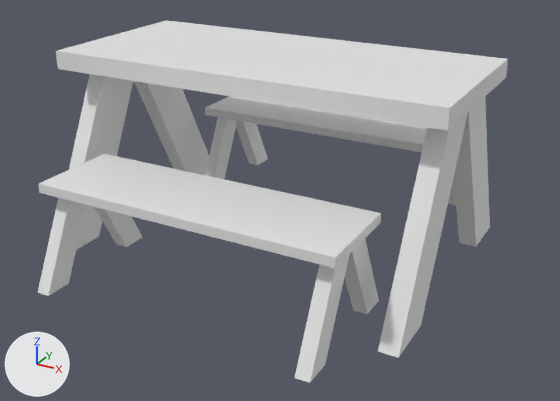
The Blender file Assets/Table.blend, before and after one commit.
Both versions are drawn from a 50 mm lens placed at (3.98, -7.18, 4.08), pointed at (0.13, -0.19, 0.59). Arrows for +X, +Y and +Z are at lower left; the lights stay in place.

Before the edit, the objects in view are built like this:
```python
me_cube_001 = bpy.data.meshes.new('Cube.001')
me_cube_001.from_pydata(...)  # 40 vertices, 30 faces; spans x -2.2..2.2, y -1.55..1.55, z -0.02..2.18
me_cube_006 = bpy.data.meshes.new('Cube.006')
me_cube_006.from_pydata(...)  # 40 vertices, 30 faces; spans x -1.65..1.65, y -0.78..0.77, z -0.01..1.09
me_cube_007 = bpy.data.meshes.new('Cube.007')
me_cube_007.from_pydata(...)  # 40 vertices, 30 faces; spans x -1.65..1.65, y -0.78..0.77, z -0.01..1.09
ob_cube = bpy.data.objects.new('Cube', me_cube_001)
ob_cube.location = (0.0, 0.0, 0.0)
ob_cube_001 = bpy.data.objects.new('Cube.001', me_cube_006)
ob_cube_001.location = (0.0, 1.5, 0.0)
ob_cube_002 = bpy.data.objects.new('Cube.002', me_cube_007)
ob_cube_002.location = (0.0, -1.5, 0.0)
```
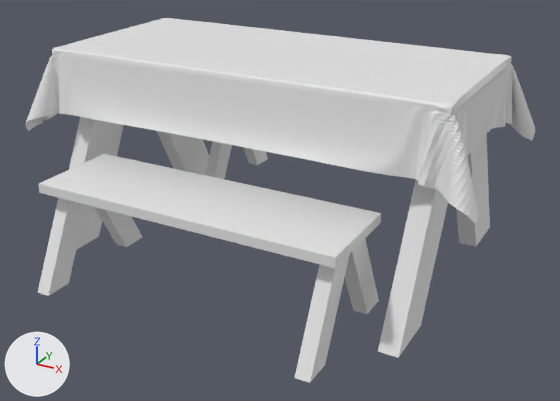
The newer file is also rescaled (x0.5), turned or shifted as a whole; pictures and numbers use the older file's frame.

Boxes (x1, y1, x2, y2) around the edits, measured in the pictures (560 x 401 px):
'Plane', added
    after: (25, 18, 535, 223)
'Cube', unchanged, covered by the edit
    before: (56, 20, 508, 358)
    after: (69, 117, 490, 358)
'Cube.001', unchanged, covered by the edit
    before: (205, 96, 456, 205)
    after: (205, 141, 450, 204)

The change, as a list of edits to the scene's bpy script:
```text
Add me_plane:
    me_plane.from_pydata(...)  # 10404 vertices, 10201 faces; spans x -2.57..2.57, y -1.34..1.34, z -0.98..-0.03
Add ob_plane:
    ob_plane = bpy.data.objects.new('Plane', me_plane)
    ob_plane.location = (0.0, 0.0, 2.25)
```
